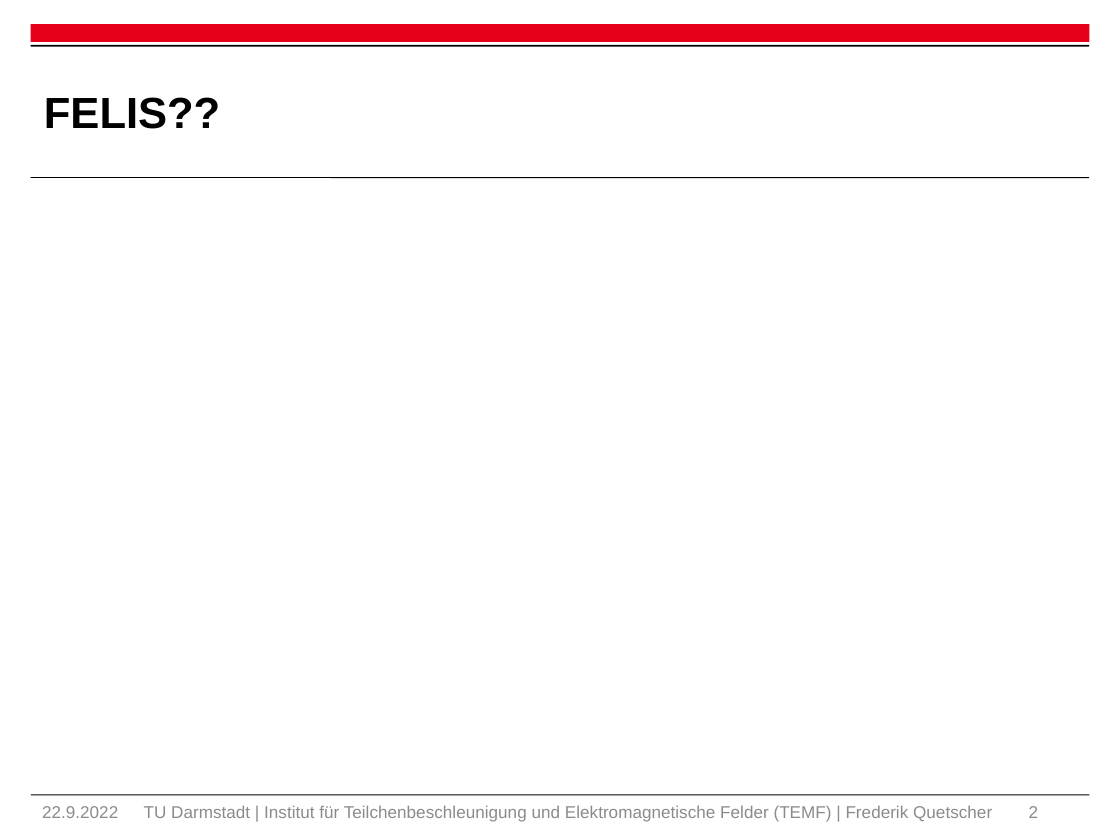
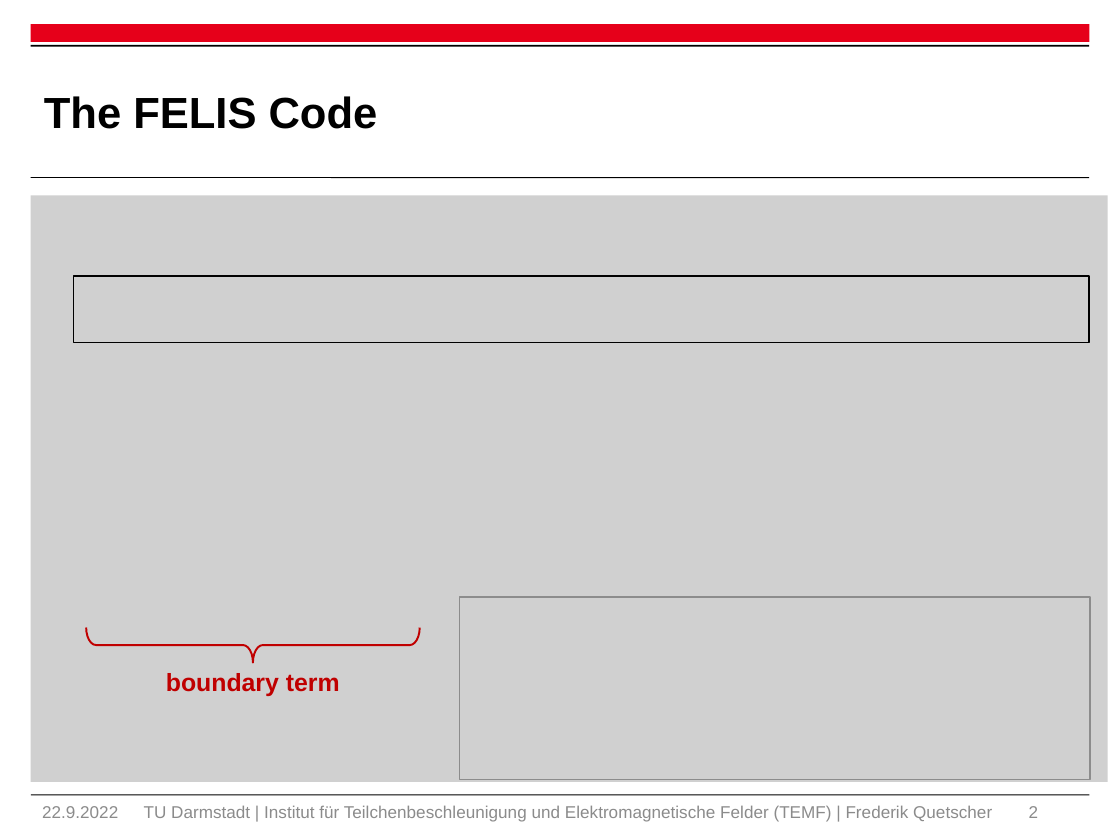
Before and after one commit to Fred234567890/interactive_mor_felis, a slide deck: slide 2 of Mor presi.pptx. Drawn at 1120x840 pixels with LibreOffice and Linux fonts; fonts in the diff are those of the drawing; grey boxes stand for pictures; background and template pictures are left out. Boxes give left, top, right and bottom in pixels: in the first picture for what was removed or moved away, otherwise in the second. Text is boxed around its words. In the diff, an @@ line names an element or a change of style, - is before the commit and + after.

```diff
--- a/Mor presi.pptx
+++ b/Mor presi.pptx
@@ title at [44,96,378,129]: text changed @@
-FELIS??
+The FELIS Code
@@ picture added at [30,195,1108,782] @@
@@ picture added at [74,276,1090,342] @@
@@ picture added at [56,444,1058,544] @@
@@ picture added at [56,534,638,615] @@
@@ picture added at [459,597,1090,780] @@
@@ right brace added at [86,628,419,662], outline #C00000 1.25 pt @@
@@ text added at [166,673,340,696], 16 pt, text #C00000, bold @@
+boundary term
```
Also in this commit, not shown: 2 other slides changed, 1 slide added, 24 other files.
